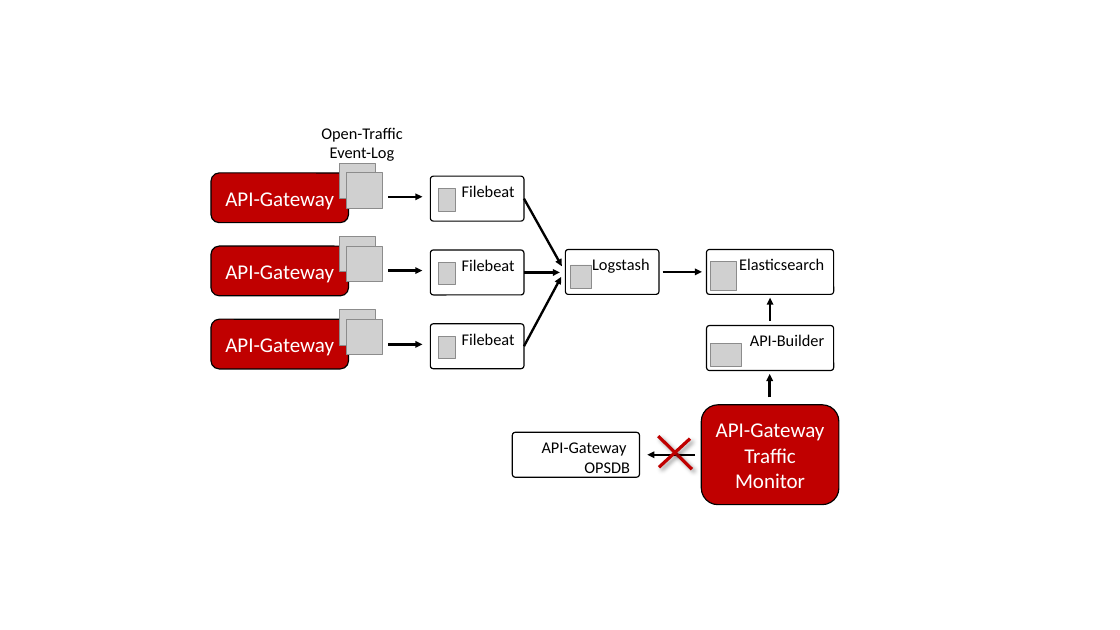
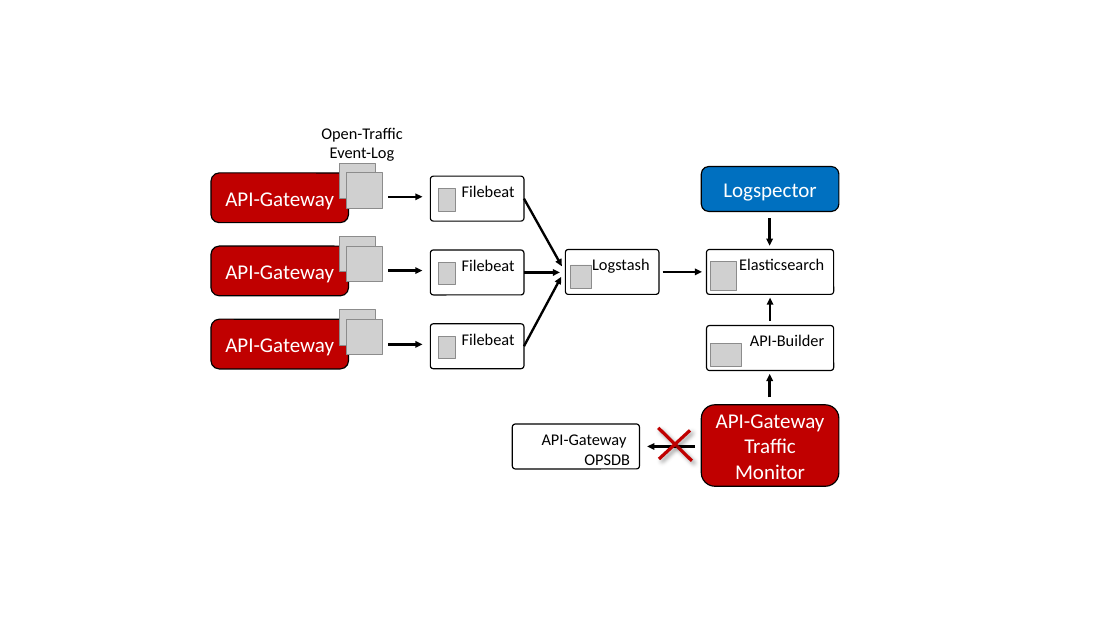
Before and after one commit to Axway-API-Management-Plus/apigateway-openlogging-elk, a slide deck: slide 1 of imgs/overview.pptx. Drawn at 1120x630 pixels with LibreOffice and Linux fonts; fonts in the diff are those of the drawing; grey boxes stand for pictures; background and template pictures are left out. Boxes give left, top, right and bottom in pixels: in the first picture for what was removed or moved away, otherwise in the second. Text is boxed around its words. In the diff, an @@ line names an element or a change of style, - is before the commit and + after.

```diff
--- a/imgs/overview.pptx
+++ b/imgs/overview.pptx
@@ rounded rectangle added at (x1=702, y1=166, x2=839, y2=211), fill #0070C0, outline #000000 1 pt, 18 pt, text #FFFFFF @@
+Logspector
@@ arrow added from (770, 218) to (770, 245), #000000 2 pt @@
@@ rounded rectangle "API-Gateway" resized from (x1=702, y1=405, x2=839, y2=505) to (x1=702, y1=405, x2=839, y2=486) @@
@@ 2 lines, 1 rounded rectangle, 1 arrow moved together from (x1=513, y1=433, x2=696, y2=477) to (x1=513, y1=424, x2=696, y2=469) @@
```
Also in this commit, not shown: 2 other files.
